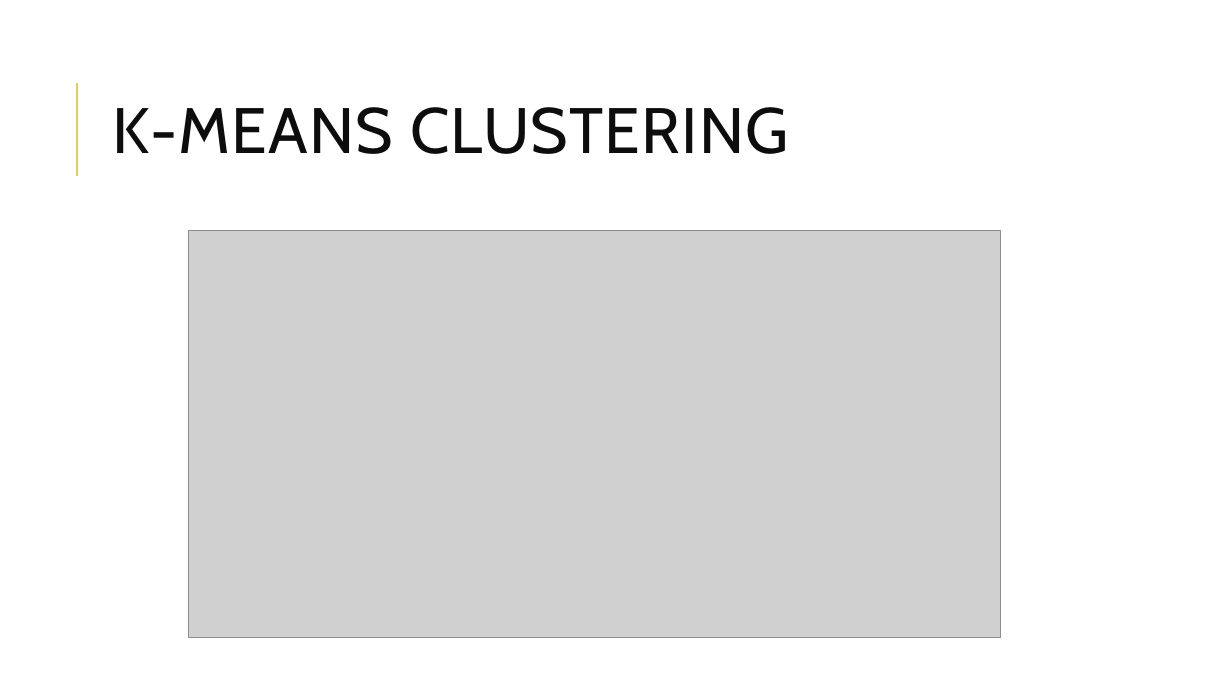
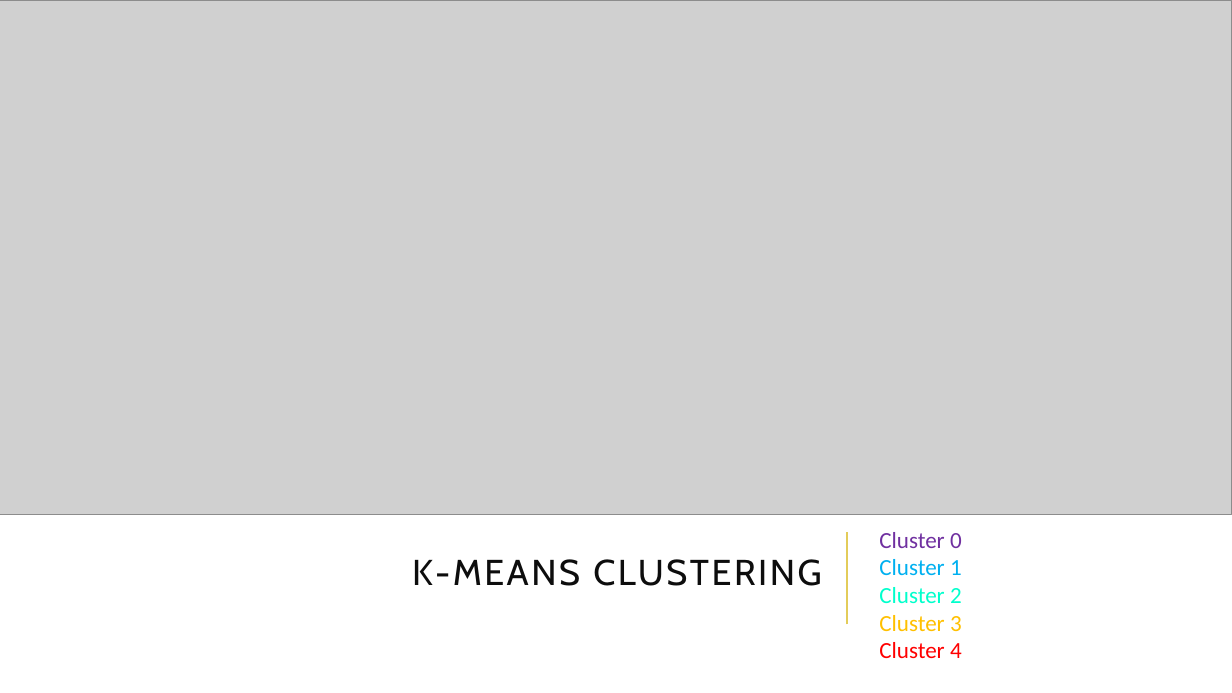
Before and after one commit to Supriyasmenon/Coursera_Capstone, a slide deck: slide 8 of CapstoneProjectPresentation.pptx (slide 5 before the commit). Drawn at 1232x693 pixels with LibreOffice and Linux fonts; fonts in the diff are those of the drawing; grey boxes stand for pictures. Boxes give left, top, right and bottom in pixels: in the first picture for what was removed or moved away, otherwise in the second. Text is boxed around its words. In the diff, an @@ line names an element or a change of style, - is before the commit and + after.

```diff
--- a/CapstoneProjectPresentation.pptx
+++ b/CapstoneProjectPresentation.pptx
@@ picture resized from (x1=189, y1=231, x2=1000, y2=638) to (x1=0, y1=0, x2=1232, y2=515) @@
@@ title "K-MEANS CLUSTERING" moved from (x1=113, y1=107, x2=789, y2=154) to (x1=412, y1=559, x2=822, y2=586) @@
@@ title "K-MEANS CLUSTERING" at (x1=412, y1=559, x2=822, y2=586): size 50 to 28 pt, letter spacing 1 to 2 pt; alignment left to right @@
@@ line moved from (77, 176) - (77, 83) to (848, 625) - (848, 532) @@
@@ text added at (x1=879, y1=532, x2=962, y2=658), 18 pt, text #7030A0 @@
+Cluster 0
+Cluster 1
+Cluster 2
+Cluster 3
+Cluster 4
```
Also in this commit, not shown: 3 other slides changed, 3 slides added, 1 other file.
